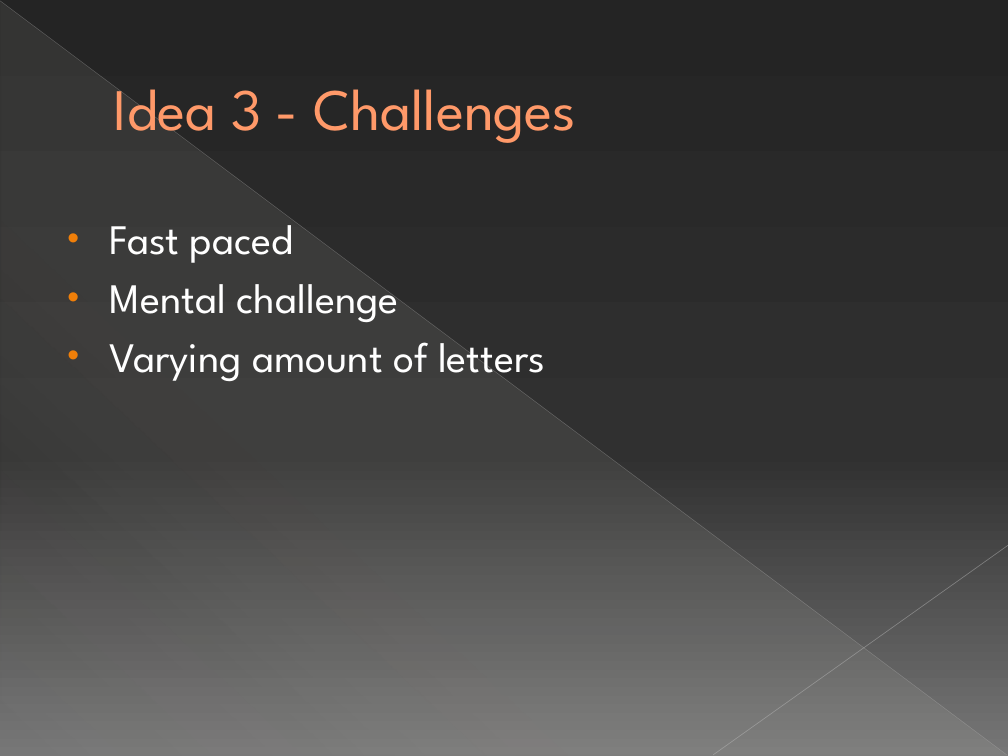
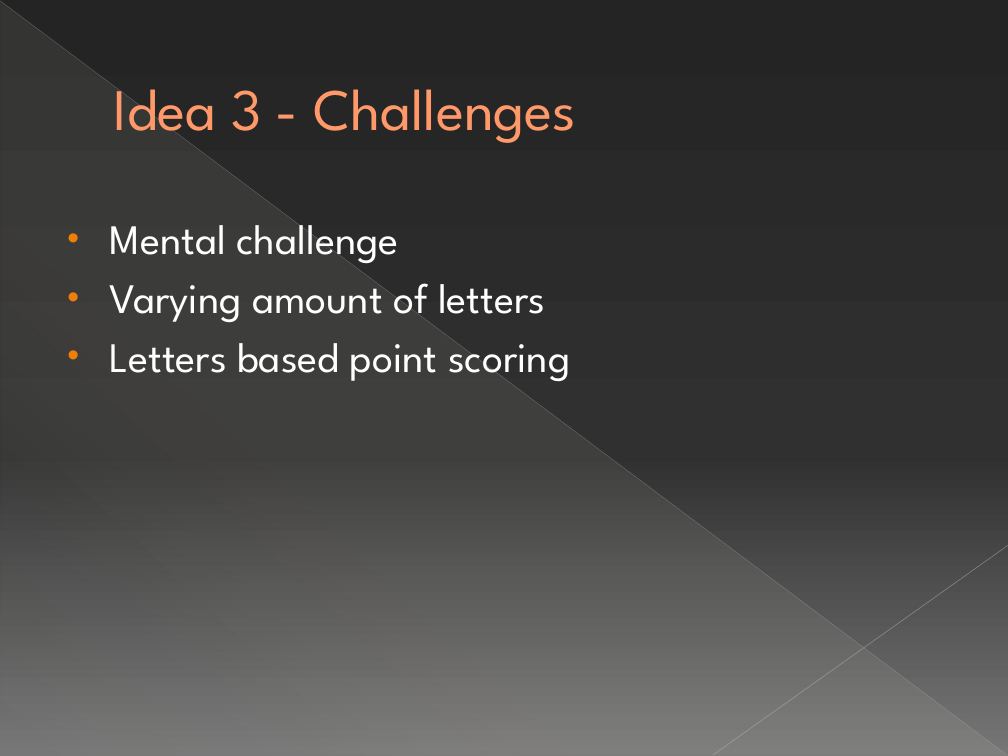
Before and after one commit to UoSGroupProjects1718/level-6-l6-group-1, a slide deck: slide 17 of L6 Group-1 Pitch 1.pptx. Drawn at 1008x756 pixels with LibreOffice and Linux fonts; fonts in the diff are those of the drawing. Boxes give left, top, right and bottom in pixels: in the first picture for what was removed or moved away, otherwise in the second. Text is boxed around its words. In the diff, an @@ line names an element or a change of style, - is before the commit and + after.

```diff
--- a/L6 Group-1 Pitch 1.pptx
+++ b/L6 Group-1 Pitch 1.pptx
@@ text at box(110, 225, 294, 263): paragraph removed @@
-• Fast paced
@@ text at box(110, 337, 570, 385): paragraph added @@
+• Letters based point scoring
```
Also in this commit, not shown: 4 other slides changed.
